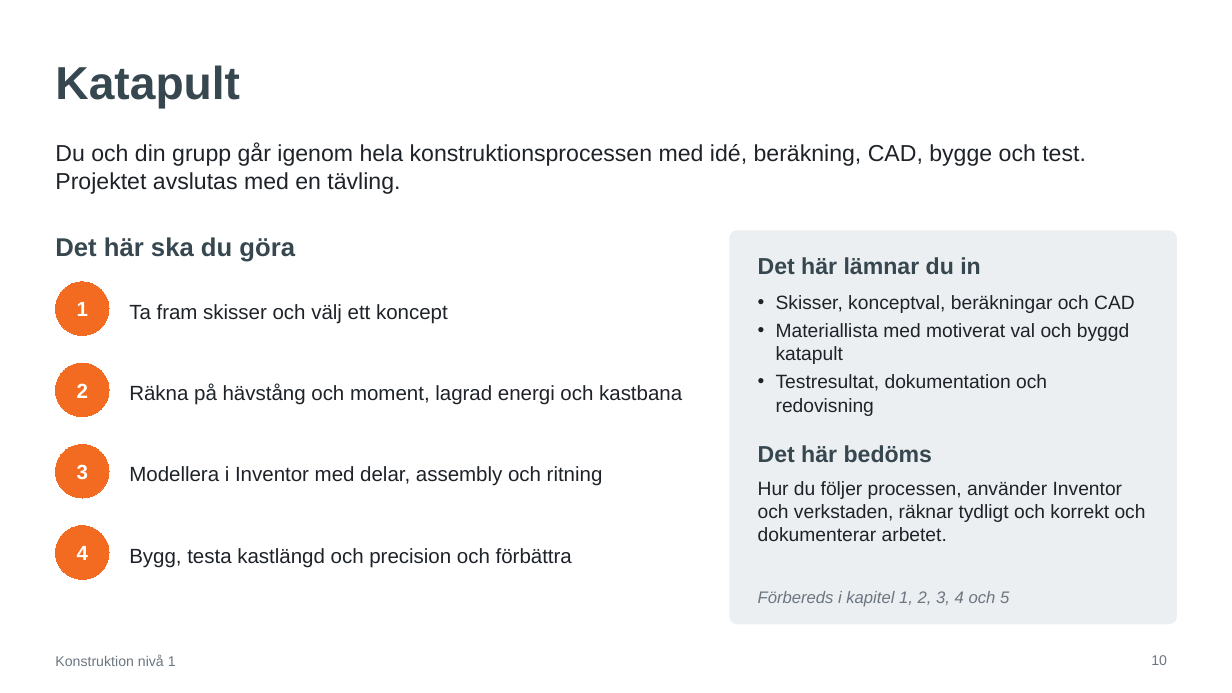
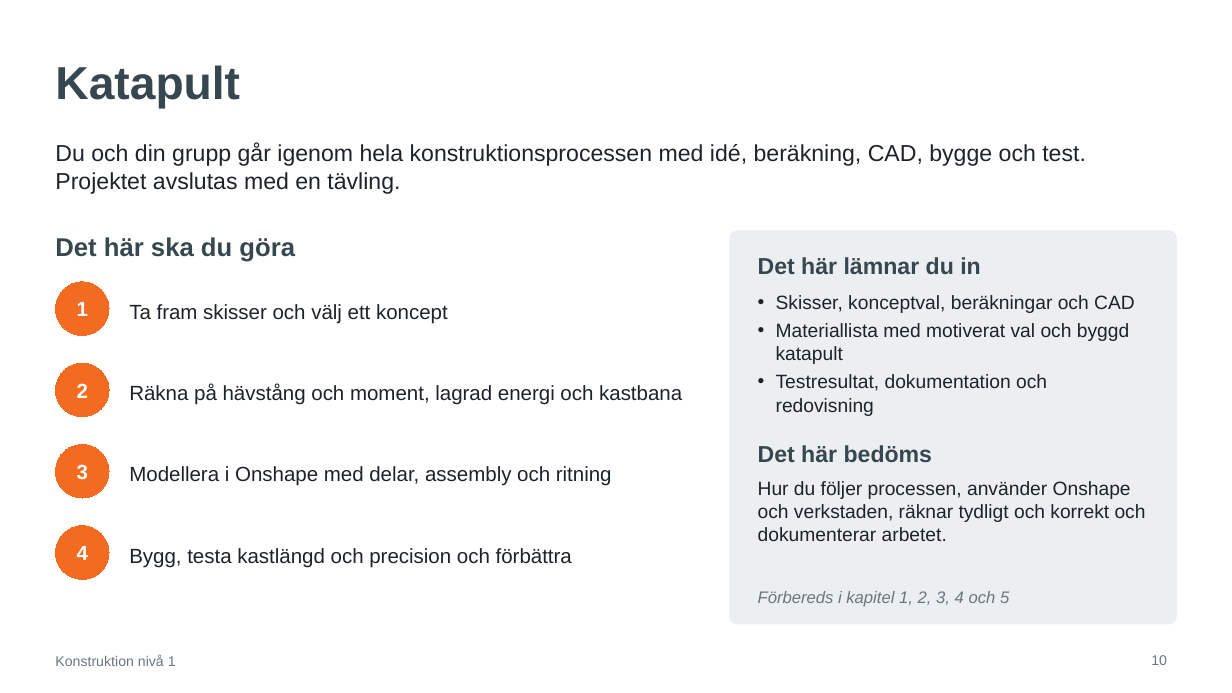
Before and after one commit to abbindustrigymnasium/Konstruktion1, a slide deck: slide 10 of Konstruktion 1 - Kurspresentation.pptx. Drawn at 1232x693 pixels with LibreOffice and Linux fonts; fonts in the diff are those of the drawing. Boxes give left, top, right and bottom in pixels: in the first picture for what was removed or moved away, otherwise in the second. Text is boxed around its words. In the diff, an @@ line names an element or a change of style, - is before the commit and + after.

```diff
--- a/Konstruktion 1 - Kurspresentation.pptx
+++ b/Konstruktion 1 - Kurspresentation.pptx
@@ text at <box>129,466,612,486</box>: text changed @@
-Modellera i Inventor med delar, assembly och ritning
+Modellera i Onshape med delar, assembly och ritning
@@ text at <box>758,481,1146,541</box>: text changed @@
-Hur du följer processen, använder Inventor och verkstaden, räknar tydligt och korrekt och dokumenterar arbetet.
+Hur du följer processen, använder Onshape och verkstaden, räknar tydligt och korrekt och dokumenterar arbetet.
```
Also in this commit, not shown: 5 other slides changed, 16 other files.
